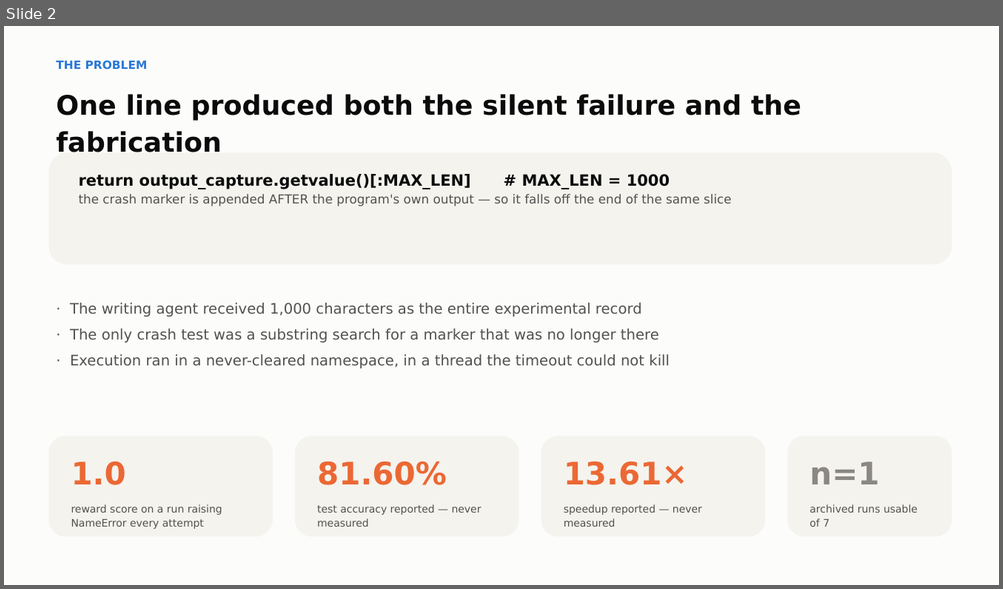
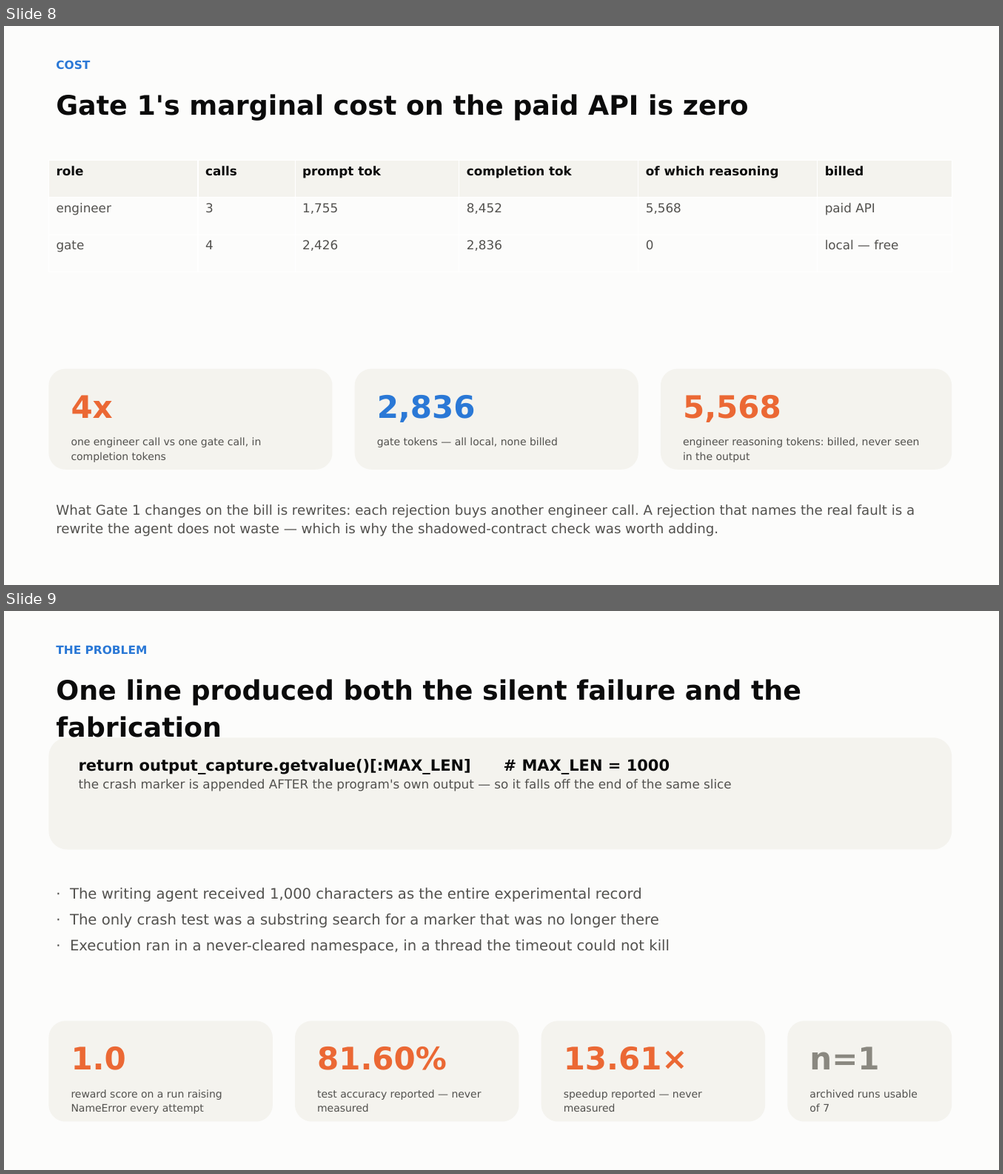
Before and after one commit to bananatruck/gates, a slide deck: reports/GATE1_DECK.pptx. Shown one above the other, each under a label of ours: slide 2 before the commit, slides 8 and 9 after it. The pictures are 1003x589 and 1003x1174 pixels, drawn with LibreOffice and Linux fonts; fonts in the diff are those of the drawing. Boxes give left, top, right and bottom in pixels: in the first picture for what was removed or moved away, otherwise in the second. Text is boxed around its words. In the diff, an @@ line names an element or a change of style, - is before the commit and + after.

```diff
--- a/reports/GATE1_DECK.pptx
+++ b/reports/GATE1_DECK.pptx
@@ slide 8 added at bbox=[4, 26, 999, 585], background #FCFCFB @@
@@ text added at bbox=[56, 60, 90, 70], 11 pt, text #2A78D6, bold @@
+COST
@@ text added at bbox=[56, 94, 748, 121], 26 pt, text #0B0B0B, bold @@
+Gate 1's marginal cost on the paid API is zero
@@ table added at bbox=[48, 160, 951, 272], 3 rows, 6 columns @@
+role | calls | prompt tok | completion tok | of which reasoning | billed
+engineer | 3 | 1,755 | 8,452 | 5,568 | paid API
+gate | 4 | 2,426 | 2,836 | 0 | local — free
@@ rounded rectangle added at bbox=[48, 369, 333, 470], fill #F4F3EE @@
@@ rounded rectangle added at bbox=[355, 369, 638, 470], fill #F4F3EE @@
@@ rounded rectangle added at bbox=[660, 369, 951, 470], fill #F4F3EE @@
@@ text added at bbox=[71, 395, 113, 418], 30 pt, text #EB6834, bold @@
+4x
@@ text added at bbox=[377, 395, 475, 423], 30 pt, text #2A78D6, bold @@
+2,836
@@ text added at bbox=[683, 395, 781, 423], 30 pt, text #EB6834, bold @@
+5,568
@@ text added at bbox=[71, 437, 262, 463], 10 pt, text #52514E @@
+one engineer call vs one gate call, in completion tokens
@@ text added at bbox=[377, 437, 558, 448], 10 pt, text #52514E @@
+gate tokens — all local, none billed
@@ text added at bbox=[683, 437, 919, 463], 10 pt, text #52514E @@
+engineer reasoning tokens: billed, never seen in the output
@@ text added at bbox=[56, 505, 914, 537], 13 pt, text #52514E @@
+What Gate 1 changes on the bill is rewrites: each rejection buys another engineer call. A rejection that names the real fault is a rewrite the agent does not waste — which is why the shadowed-contract check was worth adding.
@@ what was slide 2 is now slide 9 @@
```
Also in this commit, not shown: 1 slide changed, 6 other slides added, 11 other files.
